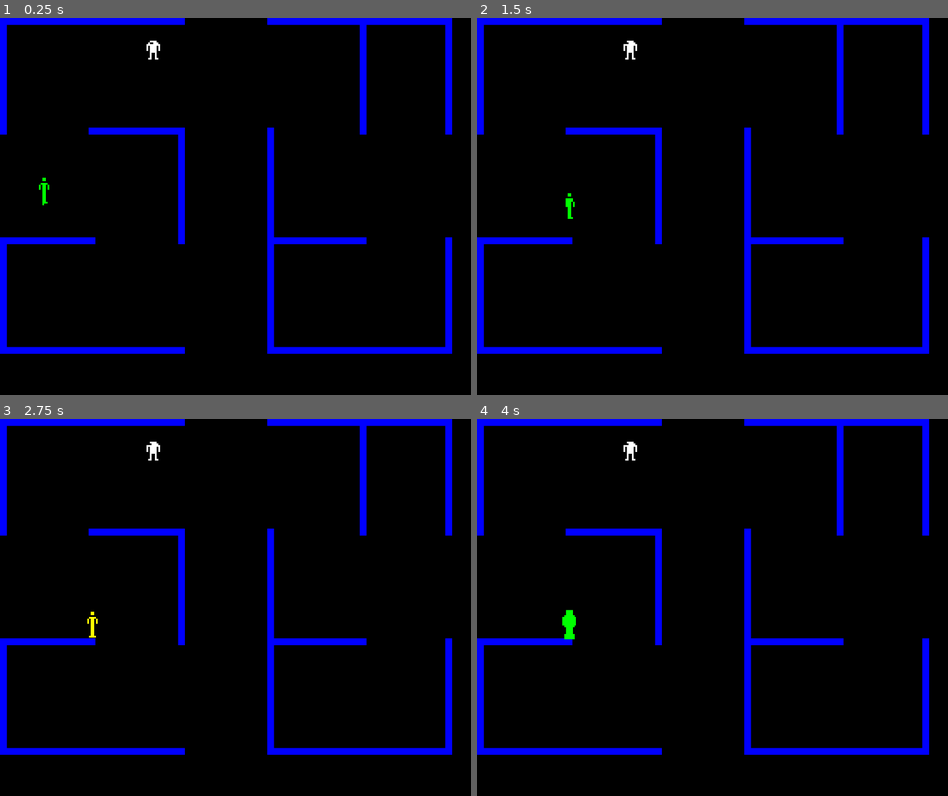
Above: before the commit, frames 1-4 (two rows, left to right).
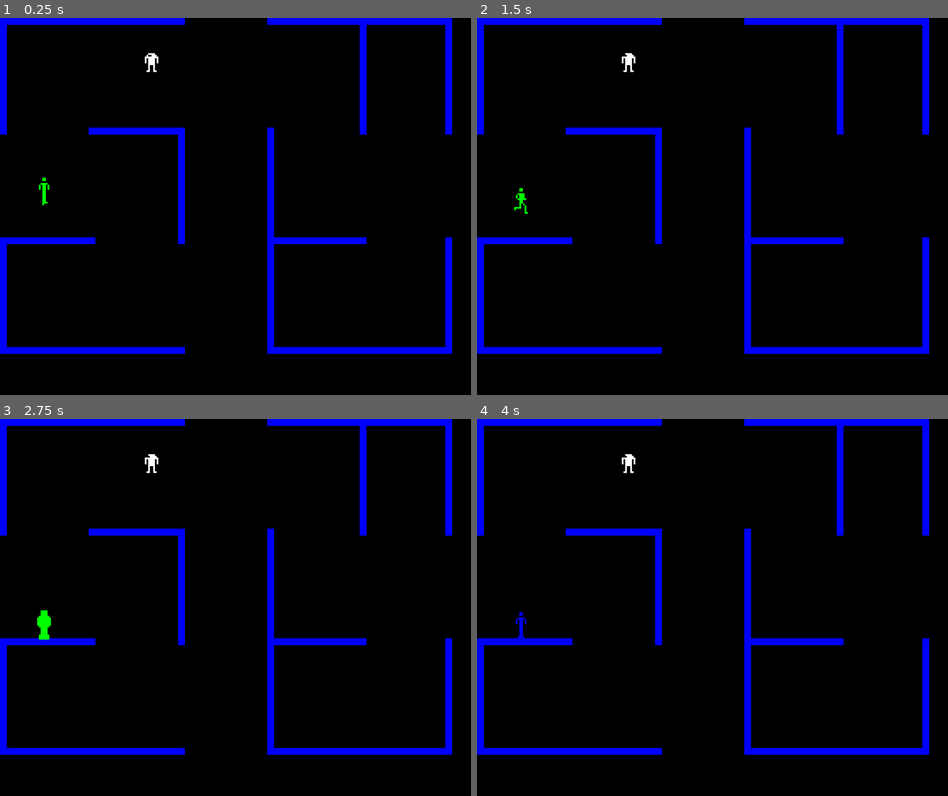
Above: after the commit, the same moments.

Repository: ccandreva/berzerk
Game: Godot game, scene res://Scenes/main.tscn
The game is run twice, just before and just after one commit, with the same random seed, the same clock (stepped at 60 frames per second) and the same inputs.
Inputs:
- Up to frame 1 (0.25 s): no input
- Up to frame 2 (1.5 s): tap Enter at 0.5 s; hold Right (walk_right) 0.53-1.28 s; hold Space (Action-A) 0.53-1.28 s; hold Down (walk_down) from 1.28 s (still down); tap Space (Action-A) at 1.35 s
- Up to frame 3 (2.75 s): release Down (walk_down) at 2.03 s; hold Right (walk_right) from 2.03 s (still down); hold Space (Action-A) from 2.03 s (still down)
- Up to frame 4 (4 s): release Right (walk_right) at 2.78 s; release Space (Action-A) at 2.78 s; hold Up (walk_up) 2.78-3.53 s; tap Space (Action-A) at 2.85 s; tap Enter at 3.5 s; hold Left (walk_left) from 3.53 s (still down); hold Space (Action-A) from 3.53 s (still down)

The runs differ from the first frame. In frame 1, 0.2% of the frame differs, in the area x 30-34%, y 5-15%; in frame 2, 0.3%; in frame 3, 0.4%; in frame 4, 0.4%, in the area x 8-34%, y 5-59%.

Commit message:
Noodling around

Diff:
--- a/Scenes/Playfield.tscn
+++ b/Scenes/Playfield.tscn
@@ -75,7 +75,7 @@
 
 [sub_resource type="TileSet" id="TileSet_fa7ft"]
 tile_size = Vector2i(4, 4)
-physics_layer_0/collision_layer = 1
+physics_layer_0/collision_layer = 3
 sources/0 = SubResource("TileSetAtlasSource_aqbny")
 pattern_0 = SubResource("TileMapPattern_4wil0")
 pattern_1 = SubResource("TileMapPattern_2h7r3")
--- a/Scenes/main.tscn
+++ b/Scenes/main.tscn
@@ -12,4 +12,28 @@
 position = Vector2(103, 407)
 
 [node name="Robot" parent="." unique_id=1730101901 instance=ExtResource("3_cuv0i")]
-position = Vector2(356, 67)
+position = Vector2(352, 96)
+
+[node name="CanvasLayer" type="CanvasLayer" parent="." unique_id=752747058]
+visible = false
+
+[node name="VBoxContainer" type="VBoxContainer" parent="CanvasLayer" unique_id=980266760]
+anchors_preset = 3
+anchor_left = 1.0
+anchor_top = 1.0
+anchor_right = 1.0
+anchor_bottom = 1.0
+offset_left = -150.0
+offset_top = -50.0
+grow_horizontal = 0
+grow_vertical = 0
+size_flags_horizontal = 3
+size_flags_vertical = 3
+
+[node name="Label" type="Label" parent="CanvasLayer/VBoxContainer" unique_id=2133228430]
+layout_mode = 2
+text = "Hello, World"
+
+[node name="Label2" type="Label" parent="CanvasLayer/VBoxContainer" unique_id=693277556]
+layout_mode = 2
+text = "How are you today "
--- a/Scenes/player.tscn
+++ b/Scenes/player.tscn
@@ -103,10 +103,6 @@
 atlas = ExtResource("1_onrkg")
 region = Rect2(27, 0, 8, 17)
 
-[sub_resource type="AtlasTexture" id="AtlasTexture_vgp0b"]
-atlas = ExtResource("1_onrkg")
-region = Rect2(18, 0, 8, 17)
-
 [sub_resource type="SpriteFrames" id="SpriteFrames_sweqy"]
 animations = [{
 "frames": [{
@@ -241,7 +237,7 @@
 "texture": SubResource("AtlasTexture_2nld8")
 }, {
 "duration": 1.0,
-"texture": SubResource("AtlasTexture_vgp0b")
+"texture": SubResource("AtlasTexture_emuj5")
 }],
 "loop": true,
 "name": &"WalkRight",
@@ -249,24 +245,26 @@
 }]
 
 [sub_resource type="RectangleShape2D" id="RectangleShape2D_dw050"]
-size = Vector2(8, 8)
+size = Vector2(8, 7)
 
 [sub_resource type="CapsuleShape2D" id="CapsuleShape2D_b26j0"]
 height = 53.0
 
 [node name="Player" type="CharacterBody2D" unique_id=146244608]
+collision_mask = 3
 script = ExtResource("1_147mo")
 
 [node name="AnimatedSprite2D" type="AnimatedSprite2D" parent="." unique_id=272524372]
 scale = Vector2(4, 4)
 sprite_frames = SubResource("SpriteFrames_sweqy")
-animation = &"WalkRight"
+animation = &"Idle"
 autoplay = "Idle"
+frame_progress = 1.0
 
 [node name="Collision-Head" type="CollisionShape2D" parent="." unique_id=1052995534]
-position = Vector2(0, -28)
+position = Vector2(0, -29.5)
 shape = SubResource("RectangleShape2D_dw050")
 
 [node name="Collision-Body" type="CollisionShape2D" parent="." unique_id=143355760]
-position = Vector2(0, 6.5)
+position = Vector2(0, 4)
 shape = SubResource("CapsuleShape2D_b26j0")
--- a/Scenes/robot.tscn
+++ b/Scenes/robot.tscn
@@ -1,5 +1,6 @@
 [gd_scene format=3 uid="uid://bsgfbhqt6cn4k"]
 
+[ext_resource type="Script" uid="uid://bcaob2cro5dws" path="res://Scripts/robot.gd" id="1_2vrla"]
 [ext_resource type="Texture2D" uid="uid://bk1t5q7ghnysb" path="res://Assets/Art/Robot.png" id="1_3cn6f"]
 
 [sub_resource type="AtlasTexture" id="AtlasTexture_dfm56"]
@@ -201,6 +202,8 @@
 height = 46.0
 
 [node name="Robot" type="CharacterBody2D" unique_id=1730101901]
+collision_mask = 2
+script = ExtResource("1_2vrla")
 
 [node name="AnimatedSprite2D" type="AnimatedSprite2D" parent="." unique_id=2119877315]
 scale = Vector2(4, 4)
@@ -212,3 +215,13 @@
 [node name="CollisionShape2D" type="CollisionShape2D" parent="." unique_id=557679861]
 position = Vector2(2, 8)
 shape = SubResource("CapsuleShape2D_dfm56")
+
+[node name="CollisionTarget" type="Area2D" parent="." unique_id=1581979472]
+collision_mask = 2
+
+[node name="CollisionShape2D" type="CollisionShape2D" parent="CollisionTarget" unique_id=1543086771]
+position = Vector2(2, 8)
+shape = SubResource("CapsuleShape2D_dfm56")
+
+[connection signal="area_entered" from="CollisionTarget" to="." method="_on_collision_target_area_entered"]
+[connection signal="body_entered" from="CollisionTarget" to="." method="_on_collision_target_body_entered"]
--- a/Scripts/Player.gd
+++ b/Scripts/Player.gd
@@ -14,10 +14,11 @@
 #	print("Ready!")
 
 func _physics_process(_delta: float) -> void:
-
+	var input_vector:Vector2 = Vector2.ZERO
 	# If we are dying, we can't do anything else.
 	if (state != "Death"):
-		var input_vector:Vector2 = process_input()
+		input_vector = process_input()
+	if (state == "Walk"):
 		var collision = move_and_collide(input_vector * speed * _delta)
 		if (collision):
 			kill_player()
@@ -31,6 +32,8 @@
 	# We need to know if we are shooting to pick the right Sprite
 	if (Input.is_action_pressed("Action-A")):
 		state = "Shoot"
+	else:
+		state = "Idle"
 
 	input_vector.x = Input.get_axis("walk_left", "walk_right")
 	input_vector.y = Input.get_axis("walk_up", "walk_down")
@@ -39,7 +42,6 @@
 	# Idle has no direction in Berzerk
 	if (input_vector == Vector2.ZERO):
 		direction=""
-		state = "Idle"
 	else:
 		# For walking default to Right since we only have 2 animations
 		var direction_h: String = "" if (state == "Shoot") else "Right"
@@ -56,13 +58,13 @@
 
 		# If a direction is pushed and we aren't shooting, we are walking
 		if (state == "Shoot"):
-			# Construction direction from vertical & horizontal
+			# Construct direction from vertical & horizontal
 			direction = str(direction_v,direction_h)
 			print(direction)
 		else:
 			state = "Walk"
 			#velocity = input_vector * speed
-						# We only have animations for left and right, do what the arcade does.
+			# We only have animations for left and right, do what the arcade does.
 			direction = direction_h
 	return(input_vector)
 
--- /dev/null
+++ b/Scripts/robot.gd
@@ -0,0 +1,9 @@
+extends CharacterBody2D
+
+
+func _on_collision_target_body_entered(body: Node2D) -> void:
+	print ("Robot Body Hit!")
+
+
+func _on_collision_target_area_entered(area: Area2D) -> void:
+	print ("Robot Area Hit!")
Not shown, added: Assets/Art/Berzerk-font.fnt
Not shown, added: Assets/Art/Berzerk-font.fnt.import
Not shown, added: Assets/Art/Berzerk-font.png.import
Not shown, added: Assets/Audio/Chicken Fight like a.wav.import
Not shown, added: Scripts/robot.gd.uid
Not shown, added: Assets/Audio/Chicken Fight like a.wav
Not shown, added: Assets/Audio/Coin detected in poc.m4a
Not shown, added: Assets/Audio/Destroy the humanoid.m4a
Not shown, added: Assets/Audio/Intruder Alert Intru.m4a
Not shown, added: Assets/Audio/Stop the humanoid St.m4a
